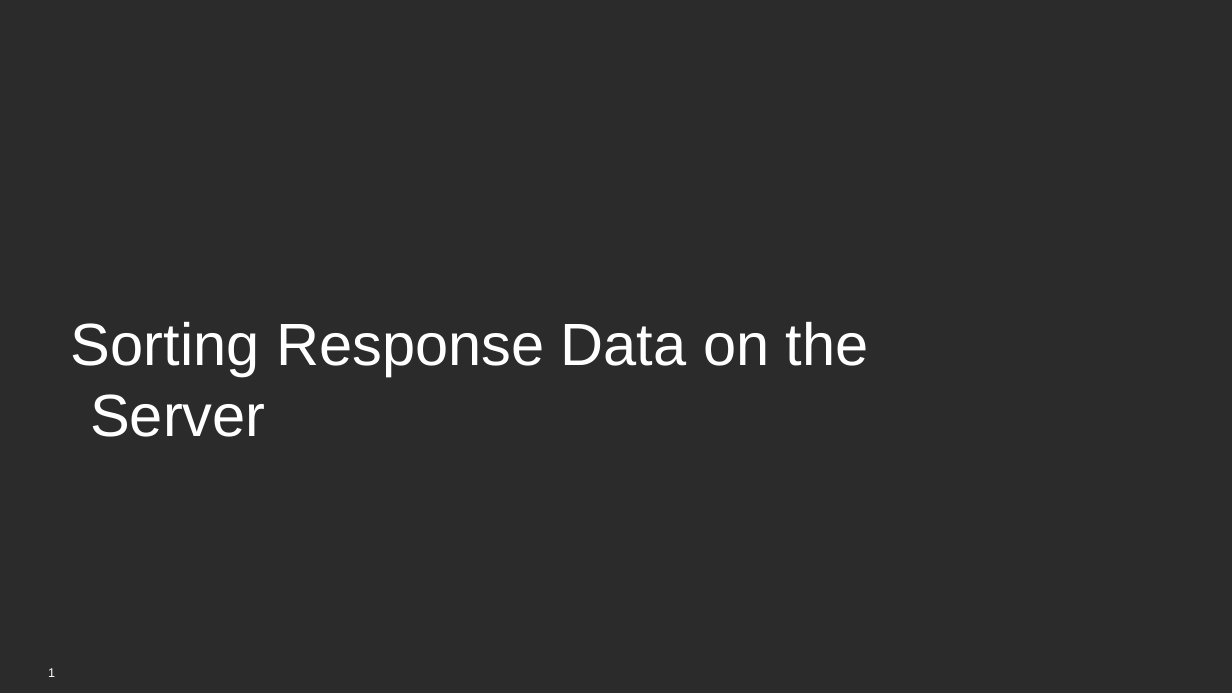
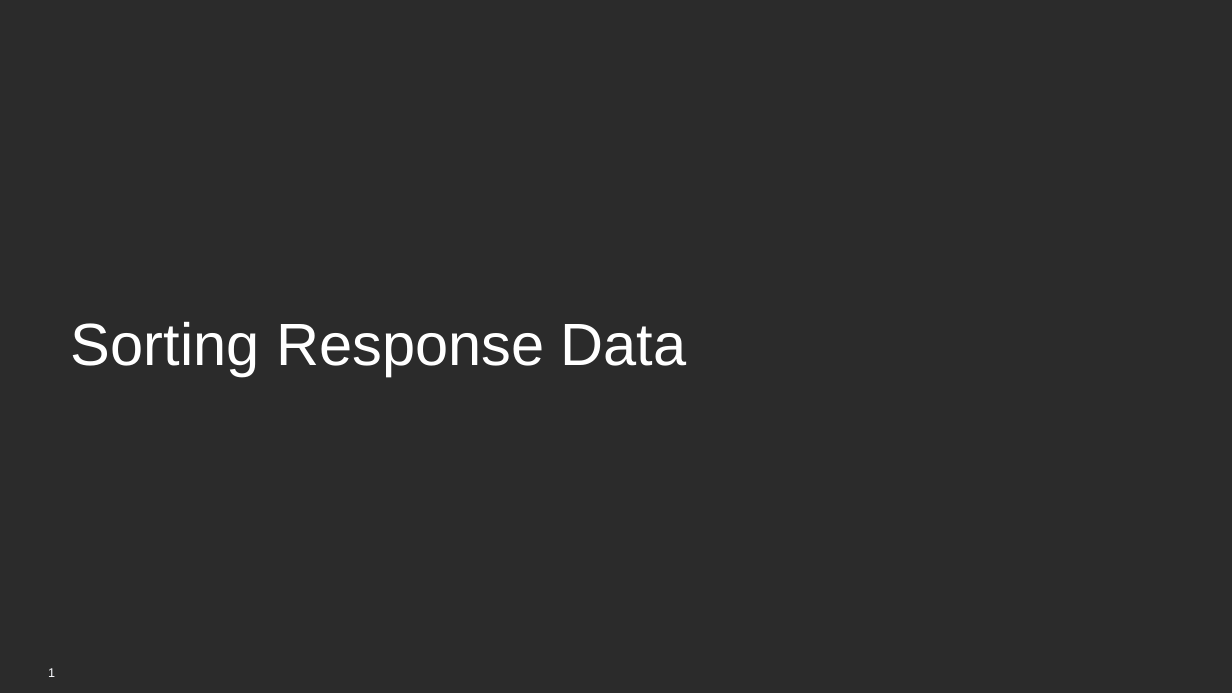
Before and after one commit to BrightcoveLearning/VideoCloudMediaAPI, a slide deck: slide 1 of VideoSessionsMaterials/sorting-data.pptx. Drawn at 1232x693 pixels with LibreOffice and Linux fonts; fonts in the diff are those of the drawing; background and template pictures are left out; a plain dark background stands for a picture behind light text. Boxes give left, top, right and bottom in pixels: in the first picture for what was removed or moved away, otherwise in the second. Text is boxed around its words. In the diff, an @@ line names an element or a change of style, - is before the commit and + after.

```diff
--- a/VideoSessionsMaterials/sorting-data.pptx
+++ b/VideoSessionsMaterials/sorting-data.pptx
@@ text at <box>71,322,687,376</box>: text changed @@
-Sorting Response Data on the Server
+Sorting Response Data
```
Also in this commit, not shown: 2 other slides changed, 1 slide added, 4 slides removed.
